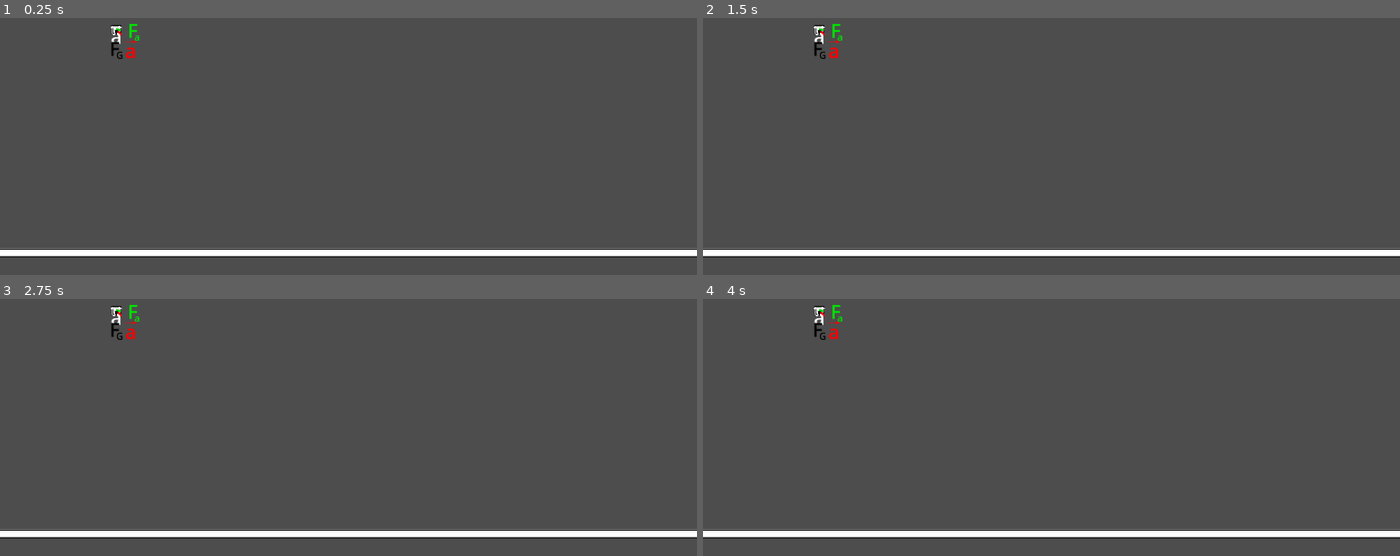
Above: before the commit, frames 1-4 (two rows, left to right).
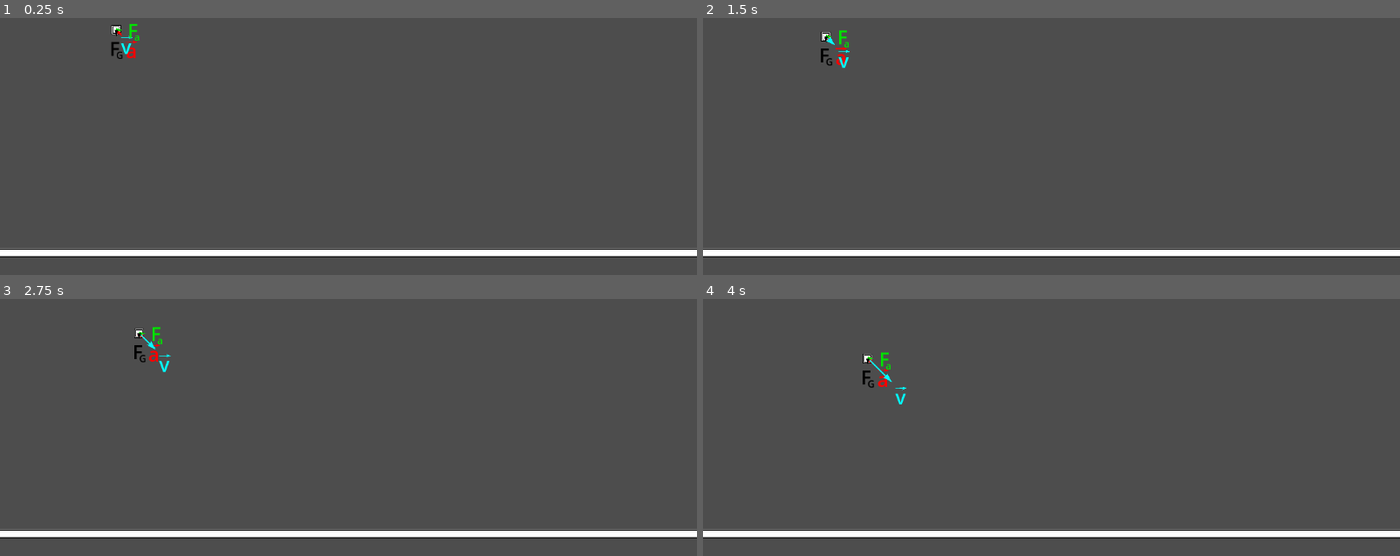
Above: after the commit, the same moments.

Repository: Mishkis/physics-demonstration
Game: Godot game, scene res://Scenes/test scene.tscn
Same seed, same stepped clock (60 frames per second), same inputs: the game is played once before the commit and once after it. The project has no main scene, so this scene is started directly.
Inputs:
- Up to frame 1 (0.25 s): no input
- Up to frame 2 (1.5 s): no input
- Up to frame 3 (2.75 s): no input
- Up to frame 4 (4 s): no input

The runs differ from the first frame. In frame 1, 0.1% of the frame differs, in the area x 15-20%, y 3-16%; in frame 2, 0.4%; in frame 3, 0.5%; in frame 4, 0.5%, in the area x 15-30%, y 2-42%.
Error before the commit: Parse Error: Expected closing ")" after call arguments. (res://Scripts/velocity.gd:13)

Commit message:
Added normal force

Diff:
--- a/Components/acceleration.tscn
+++ b/Components/acceleration.tscn
@@ -5,7 +5,7 @@
 [ext_resource type="PackedScene" uid="uid://cwdriu4var70i" path="res://Components/vector_label.tscn" id="3_xnas7"]
 
 [node name="Acceleration" type="Line2D" node_paths=PackedStringArray("pivot_point", "text_display")]
-points = PackedVector2Array(0, -50, 0, 0)
+points = PackedVector2Array(0, 0, 0, 0)
 texture = ExtResource("1_0a2q7")
 texture_mode = 1
 script = ExtResource("2_48f77")
--- a/Components/force.tscn
+++ b/Components/force.tscn
@@ -5,7 +5,7 @@
 [ext_resource type="PackedScene" uid="uid://b0fj6f657ianx" path="res://Components/force_label.tscn" id="2_dxv2e"]
 
 [node name="Force" type="Line2D" node_paths=PackedStringArray("pivot_point", "text_display")]
-points = PackedVector2Array(0, -50, 0, 0)
+points = PackedVector2Array(0, 0, 0, 0)
 texture = ExtResource("1_3kflq")
 texture_mode = 1
 script = ExtResource("1_lvivd")
--- a/Scenes/physics_box.tscn
+++ b/Scenes/physics_box.tscn
@@ -19,18 +19,23 @@
 
 [node name="CollisionShape2D" type="CollisionShape2D" parent="Area2D"]
 shape = SubResource("RectangleShape2D_yw02j")
+one_way_collision_margin = 30.0
 
-[node name="Force Manager" parent="." node_paths=PackedStringArray("acceleration", "forces") instance=ExtResource("2_kf7x0")]
+[node name="Force Manager" parent="." node_paths=PackedStringArray("velocity", "acceleration", "normal_force", "forces") instance=ExtResource("2_kf7x0")]
+velocity = NodePath("Velocity")
 acceleration = NodePath("Acceleration")
-forces = [NodePath("Force"), NodePath("Force2")]
+normal_force = NodePath("Normal Force")
+forces = [NodePath("Force"), NodePath("Force2"), NodePath("Normal Force")]
+
+[node name="Normal Force" parent="Force Manager" instance=ExtResource("5_4teml")]
+force_name = "N"
+color = Color(1, 0.545098, 0, 1)
 
 [node name="Acceleration" parent="Force Manager" node_paths=PackedStringArray("velocity") instance=ExtResource("3_7yqb0")]
 velocity = NodePath("../Velocity")
 
 [node name="Velocity" parent="Force Manager" node_paths=PackedStringArray("object") instance=ExtResource("4_f22fd")]
 object = NodePath("../..")
-magnitude = null
-angle = null
 
 [node name="Force" parent="Force Manager" instance=ExtResource("5_4teml")]
 force_name = "a"
@@ -42,4 +47,5 @@
 magnitude = 9.81
 angle = 1.57041
 
-[connection signal="area_entered" from="Area2D" to="Force Manager/Velocity" method="_on_area_2d_area_entered"]
+[connection signal="area_entered" from="Area2D" to="Force Manager" method="_on_area_2d_area_entered"]
+[connection signal="area_exited" from="Area2D" to="Force Manager" method="_on_area_2d_area_exited"]
--- a/Scripts/force_class.gd
+++ b/Scripts/force_class.gd
@@ -11,8 +11,12 @@
 
 func draw_arrow(pointArray: PackedVector2Array) -> void:
 	if magnitude > 0:
+		show()
+
 		points = pointArray
 		modulate = color
 
 		pivot_point.position = pointArray[0] + Vector2(20, 0).rotated(angle)
 		text_display.text = force_name
+	else:
+		hide()
--- a/Scripts/force_manager.gd
+++ b/Scripts/force_manager.gd
@@ -2,15 +2,57 @@
 
 @export var mass: float
 
+@export var velocity: Force
 @export var acceleration: Force
 
+@export var normal_force: Force
+
+@export var friction_force: Force
+
 @export var forces: Array[Force]
+
+# "N" for none, "U" for up, "L" for left, "R" for right.
+var colliding: String = "N"
 
 func _ready() -> void:
 	for f in forces:
 		update(f, f.magnitude, f.angle)
 
+
+func _on_area_2d_area_entered(area: Area2D) -> void:
+	var collision_size: Vector2 = area.get_node("CollisionShape2D").shape.get_rect().size
+
+	var net_force: Vector2 = Vector2(0, 0)
+	for f in forces:
+		net_force += f.points[0]
+
+	if collision_size[0] > collision_size[1]:
+		update(normal_force, net_force.y, -PI/2)
+		colliding = "U"
+		velocity.points[0] = Vector2(velocity.points[0].x, 0)
+	else:
+		if net_force.x > 0:
+			colliding = "L"
+			update(normal_force, net_force.x, PI)
+		else:
+			colliding = "R"
+			update(normal_force, net_force.x, PI)
+
+
+		velocity.points[1] = Vector2(0, velocity.points[0].y)
+		update(normal_force, 0, 0)
+
+
+func _on_area_2d_area_exited(area: Area2D) -> void:
+	colliding = "N"
+
+
 func update(updated_force: Force, updated_mag: float, updated_ang: float) -> void:
+	var net_down: float = 0
+	var net_up: float = 0
+	var net_left: float = 0
+	var net_right: float = 0
+
 	var net_force: Vector2 = Vector2(0, 0)
 	for f in forces:
 		if f == updated_force:
@@ -21,6 +63,26 @@
 
 		net_force += f.points[0]
 
+		if f.points[0].x > 0:
+			net_right += f.points[0].x
+		else:
+			net_left += f.points[0].x
+
+		if f.points[0].y > 0:
+			net_up += f.points[0].y
+		else:
+			net_down += f.points[0].y
+
+	if colliding != "N":
+		match colliding:
+			"U":
+				normal_force.points[0].y = net_down
+			"L":
+				normal_force.points[0].x = net_left
+			"R":
+				normal_force.points[0].x = net_right
+
+
 	net_force /= mass
 
 	acceleration.magnitude = net_force.length()
--- a/Scripts/velocity.gd
+++ b/Scripts/velocity.gd
@@ -7,7 +7,3 @@
 
 func _physics_process(delta: float) -> void:
 	object.position += points[0] * delta
-
-
-func _on_area_2d_area_entered(area: Area2D) -> void:
-	print(area.get_child(0)
Not shown, added: Scenes/tesFBE0.tmp
